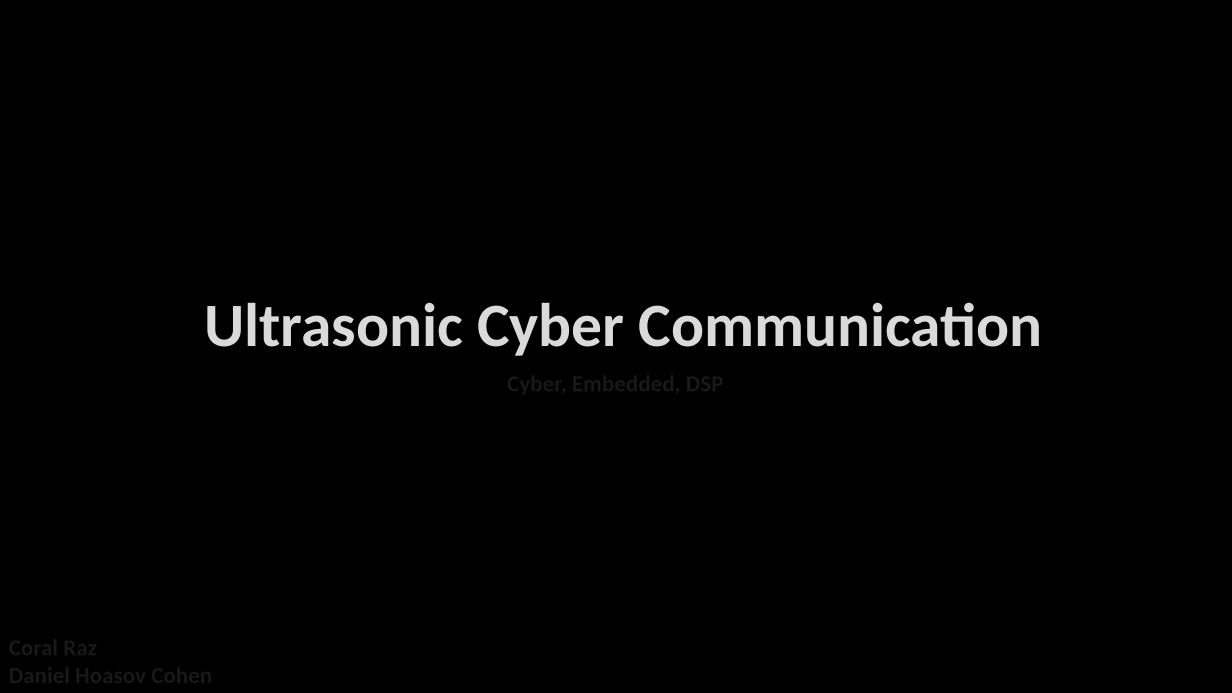
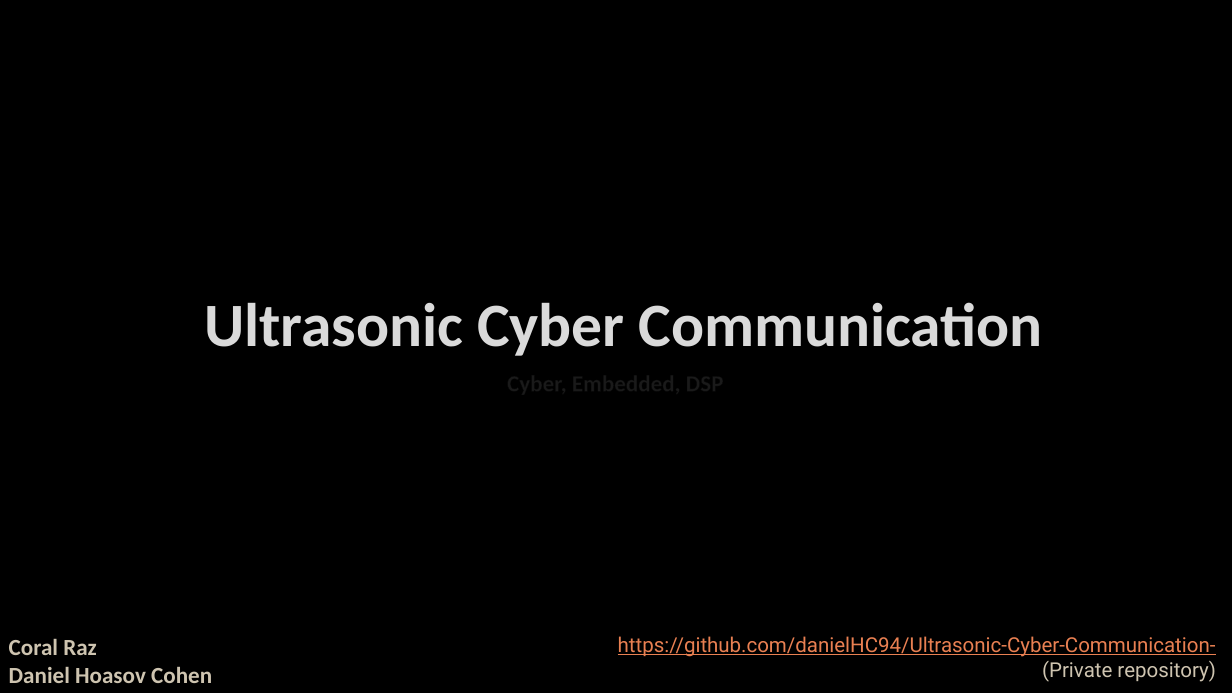
Before and after one commit to danielHC94/Ultrasonic-Cyber-Communication-, a slide deck: slide 1 of Ultrasonic communication POC.pptx. Drawn at 1232x693 pixels with LibreOffice and Linux fonts; fonts in the diff are those of the drawing; background and template pictures are left out. Boxes give left, top, right and bottom in pixels: in the first picture for what was removed or moved away, otherwise in the second. Text is boxed around its words. In the diff, an @@ line names an element or a change of style, - is before the commit and + after.

```diff
--- a/Ultrasonic communication POC.pptx
+++ b/Ultrasonic communication POC.pptx
@@ text "Coral Raz" at (9, 638, 212, 683): text colour #FFFFFF to #CEC4B0 @@
@@ text added at (618, 636, 1216, 682), 16 pt, text #E98052, underline @@
+https://github.com/danielHC94/Ultrasonic-Cyber-Communication-
+(Private repository)
```
Also in this commit, not shown: 5 other slides changed, 1 slide removed.
